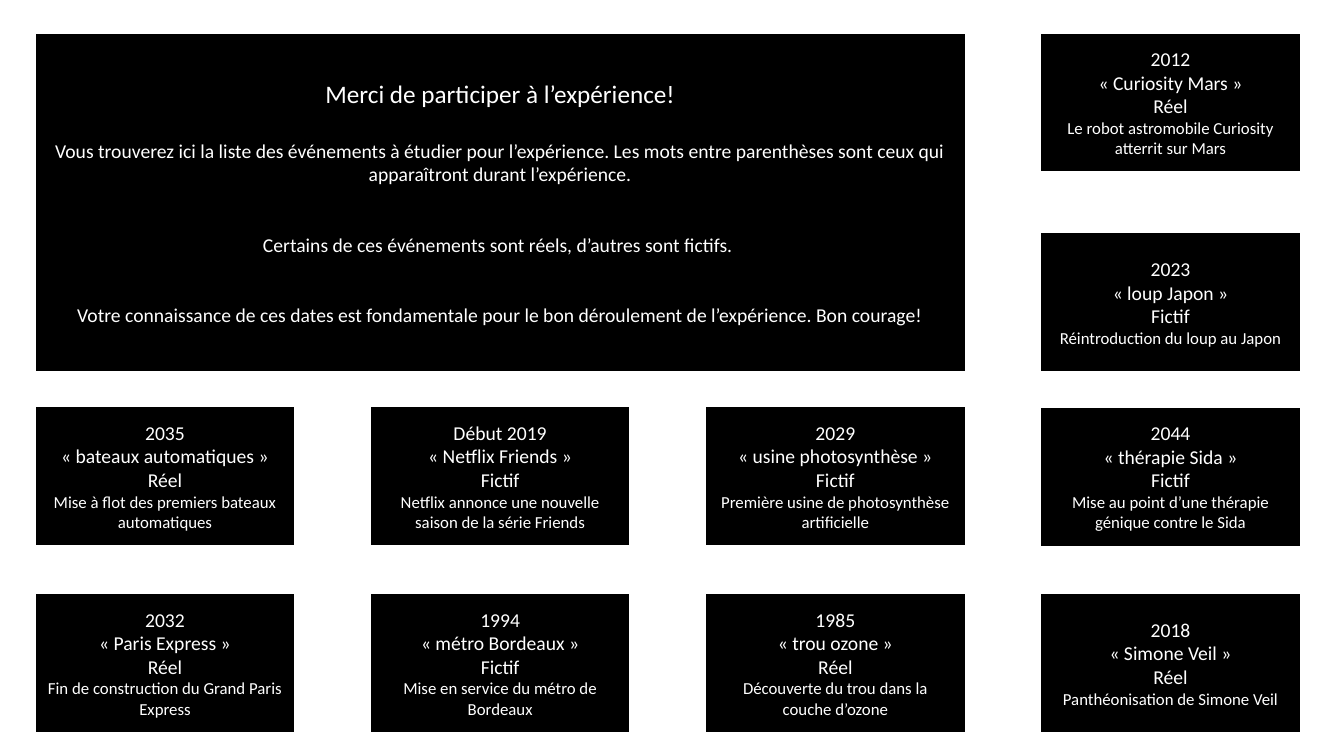
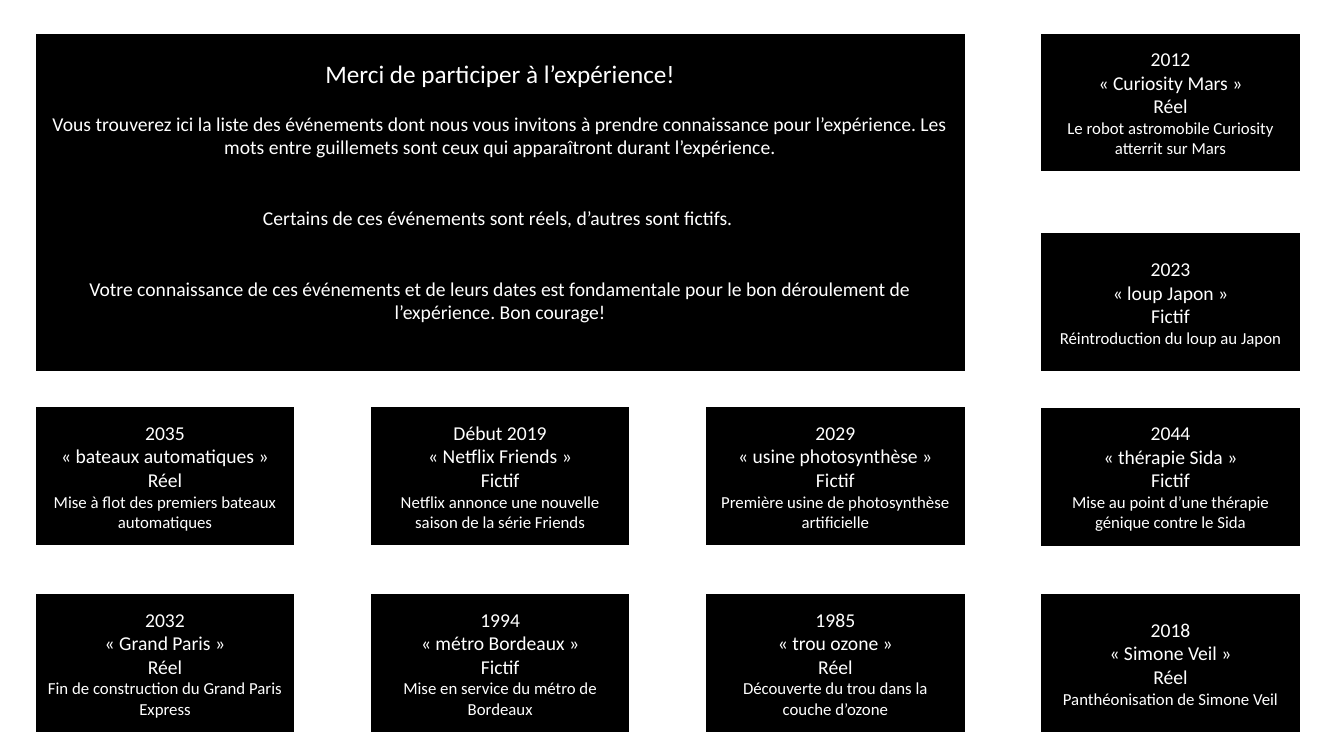
Before and after one commit to Anosaw/PCBS_Self-projection_in_MTT, a slide deck: slide 1 of documents/participant_event_list3.pptx. Drawn at 1344x756 pixels with LibreOffice and Linux fonts; fonts in the diff are those of the drawing. Boxes give left, top, right and bottom in pixels: in the first picture for what was removed or moved away, otherwise in the second. Text is boxed around its words. In the diff, an @@ line names an element or a change of style, - is before the commit and + after.

```diff
--- a/documents/participant_event_list3.pptx
+++ b/documents/participant_event_list3.pptx
@@ text in rectangle at [52,117,946,158]: text changed @@
-Vous trouverez ici la liste des événements à étudier pour l’expérience. Les mots entre parenthèses sont ceux qui apparaîtront durant l’expérience.
+Vous trouverez ici la liste des événements dont nous vous invitons à prendre connaissance pour l’expérience. Les mots entre guillemets sont ceux qui apparaîtront durant l’expérience.
@@ text in rectangle at [89,282,910,323]: text changed @@
-Votre connaissance de ces dates est fondamentale pour le bon déroulement de l’expérience. Bon courage!
+Votre connaissance de ces événements et de leurs dates est fondamentale pour le bon déroulement de l’expérience. Bon courage!
@@ text in rectangle at [119,636,210,650]: text changed @@
-« Paris Express »
+« Grand Paris »
```
Also in this commit, not shown: 36 other files.
